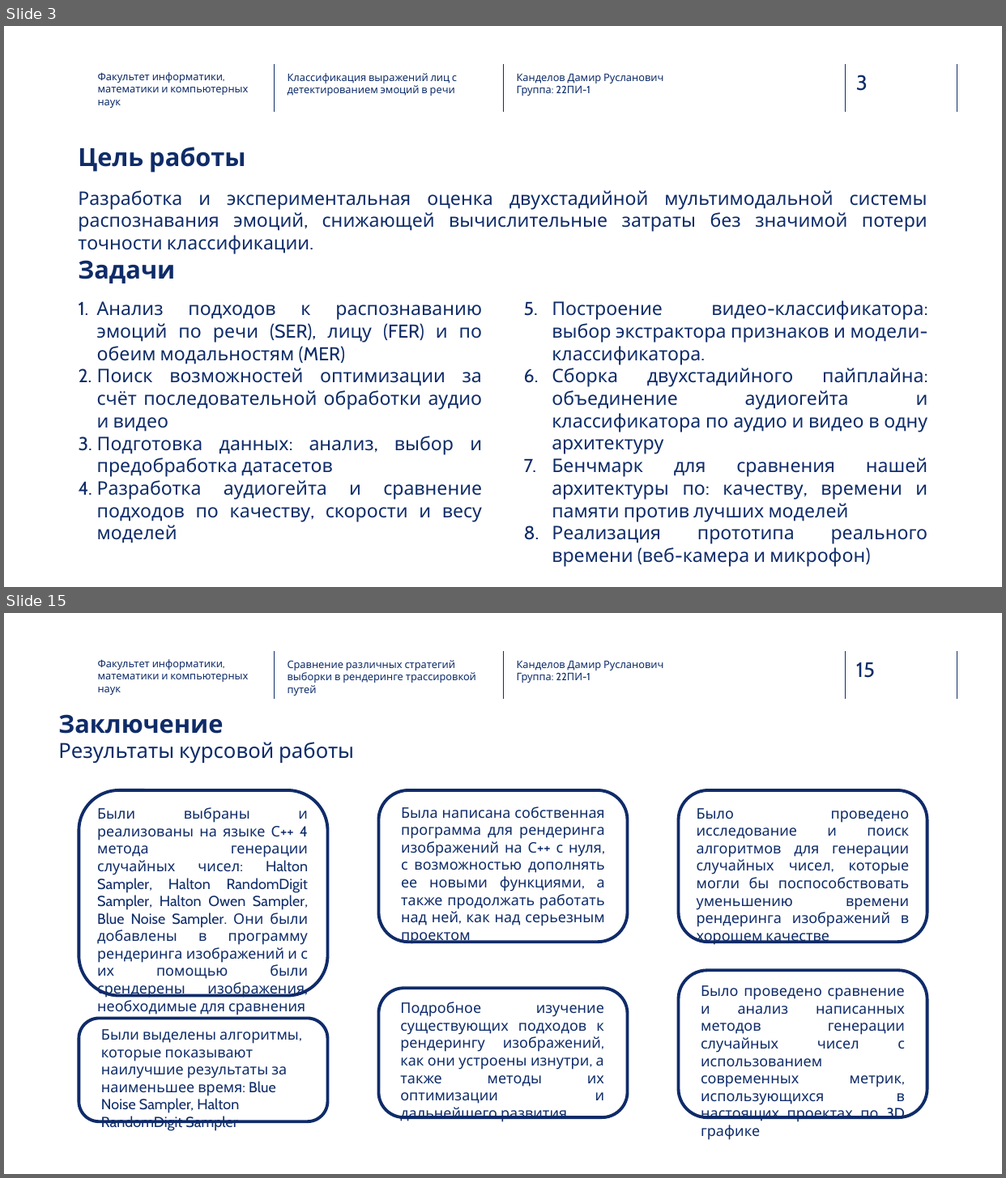
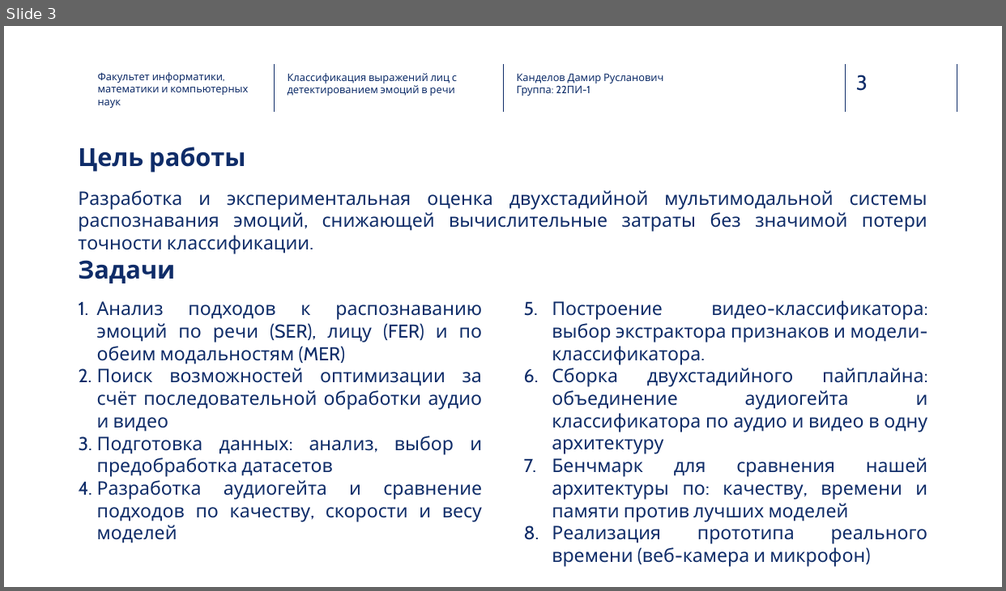
Before and after one commit to Kaparya/Classification-of-Facial-Expressions, a slide deck: Diploma_presentation.pptx. Shown one above the other, each under a label of ours: slides 3 and 15 before the commit, slide 3 after it; the slides between them are not shown. The pictures are 1006x1178 and 1006x591 pixels, drawn with LibreOffice and Linux fonts; fonts in the diff are those of the drawing; background and template pictures are left out. Boxes give left, top, right and bottom in pixels: in the first picture for what was removed or moved away, otherwise in the second. Text is boxed around its words. In the diff, an @@ line names an element or a change of style, - is before the commit and + after.

```diff
--- a/Diploma_presentation.pptx
+++ b/Diploma_presentation.pptx
@@ slide 15 removed at bbox=[4, 613, 1002, 1174], background picture (left out); not listed: 5 template elements that a slide beside it also shows @@
@@ text removed at bbox=[98, 659, 248, 695] @@
-Факультет информатики, математики и компьютерных наук
@@ text removed at bbox=[288, 660, 476, 696] @@
-Сравнение различных стратегий выборки в рендеринге трассировкой путей
@@ text removed at bbox=[517, 660, 663, 683] @@
-Канделов Дамир Русланович
-Группа: 22ПИ-1
@@ text removed at bbox=[58, 714, 354, 763] @@
-Заключение
-Результаты курсовой работы
@@ rounded rectangle removed at bbox=[79, 790, 327, 995] @@
@@ rounded rectangle removed at bbox=[378, 790, 627, 943] @@
@@ text removed at bbox=[401, 807, 605, 926] @@
-Была написана собственная программа для рендеринга изображений на С++ с нуля, с возможностью дополнять ее новыми функциями, а также продолжать работать над ней, как над серьезным проектом
@@ rounded rectangle removed at bbox=[679, 790, 927, 943] @@
@@ text removed at bbox=[97, 807, 308, 1016] @@
-Были выбраны и реализованы на языке С++ 4 метода генерации случайных чисел: Halton Sampler, Halton RandomDigit Sampler, Halton Owen Sampler, Blue Noise Sampler. Они были добавлены в программу рендеринга изображений и с их помощью были срендерены изображения, необходимые для сравнения
@@ text removed at bbox=[697, 808, 910, 927] @@
-Было проведено исследование и поиск алгоритмов для генерации случайных чисел, которые могли бы поспособствовать уменьшению времени рендеринга изображений в хорошем качестве
@@ rounded rectangle removed at bbox=[679, 971, 927, 1118] @@
@@ rounded rectangle removed at bbox=[378, 988, 627, 1118] @@
@@ text removed at bbox=[701, 986, 905, 1140] @@
-Было проведено сравнение и анализ написанных методов генерации случайных чисел с использованием современных метрик, использующихся в настоящих проектах по 3D графике
@@ rounded rectangle removed at bbox=[79, 1019, 327, 1122] @@
@@ text removed at bbox=[400, 1002, 605, 1122] @@
-Подробное изучение существующих подходов к рендерингу изображений, как они устроены изнутри, а также методы их оптимизации и дальнейшего развития
@@ text removed at bbox=[101, 1029, 299, 1131] @@
-Были выделены алгоритмы, которые показывают наилучшие результаты за наименьшее время: Blue Noise Sampler, Halton RandomDigit Sampler
```
Also in this commit, not shown: 6 slides changed, 6 slides added, 8 other slides removed, 1 other file.
